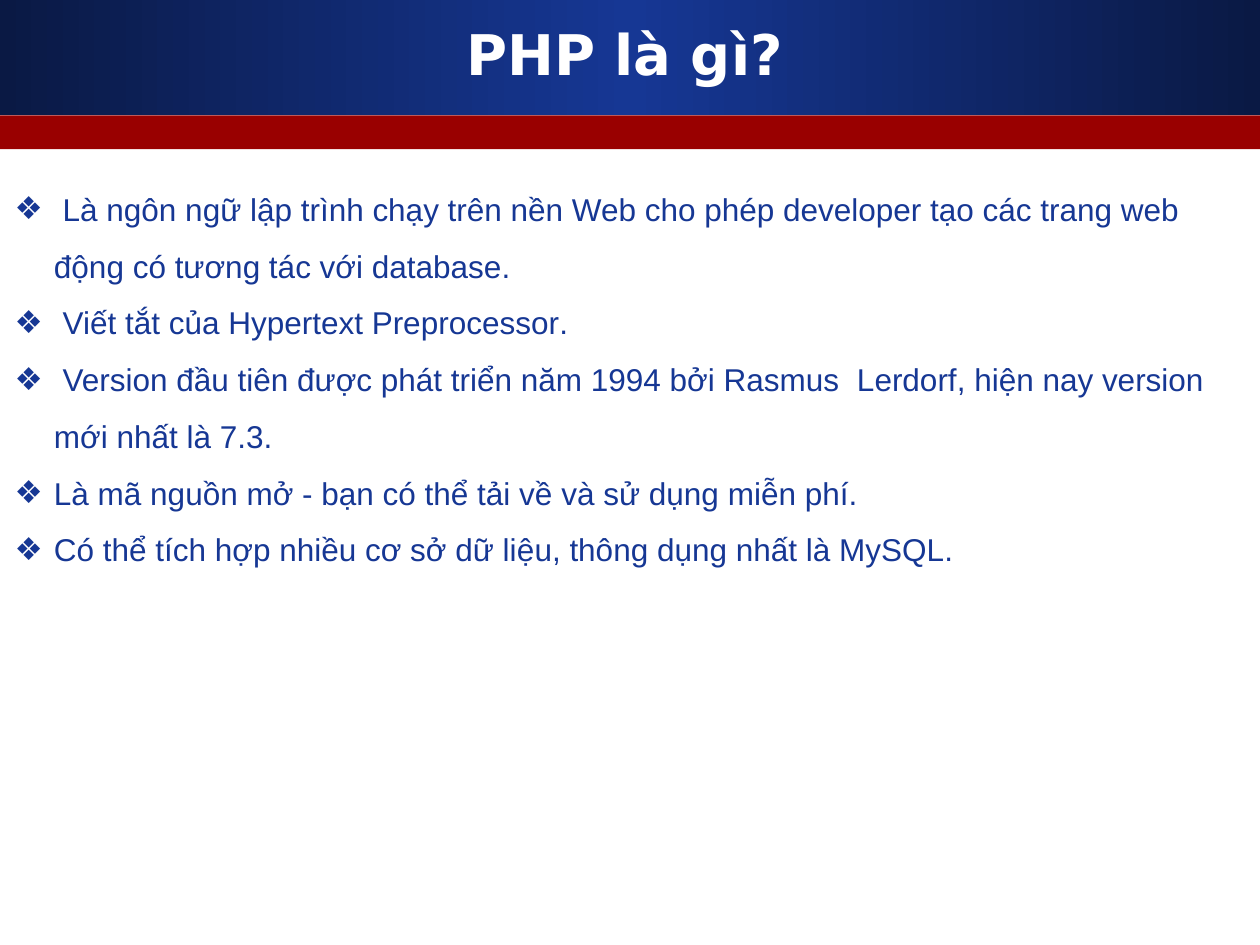
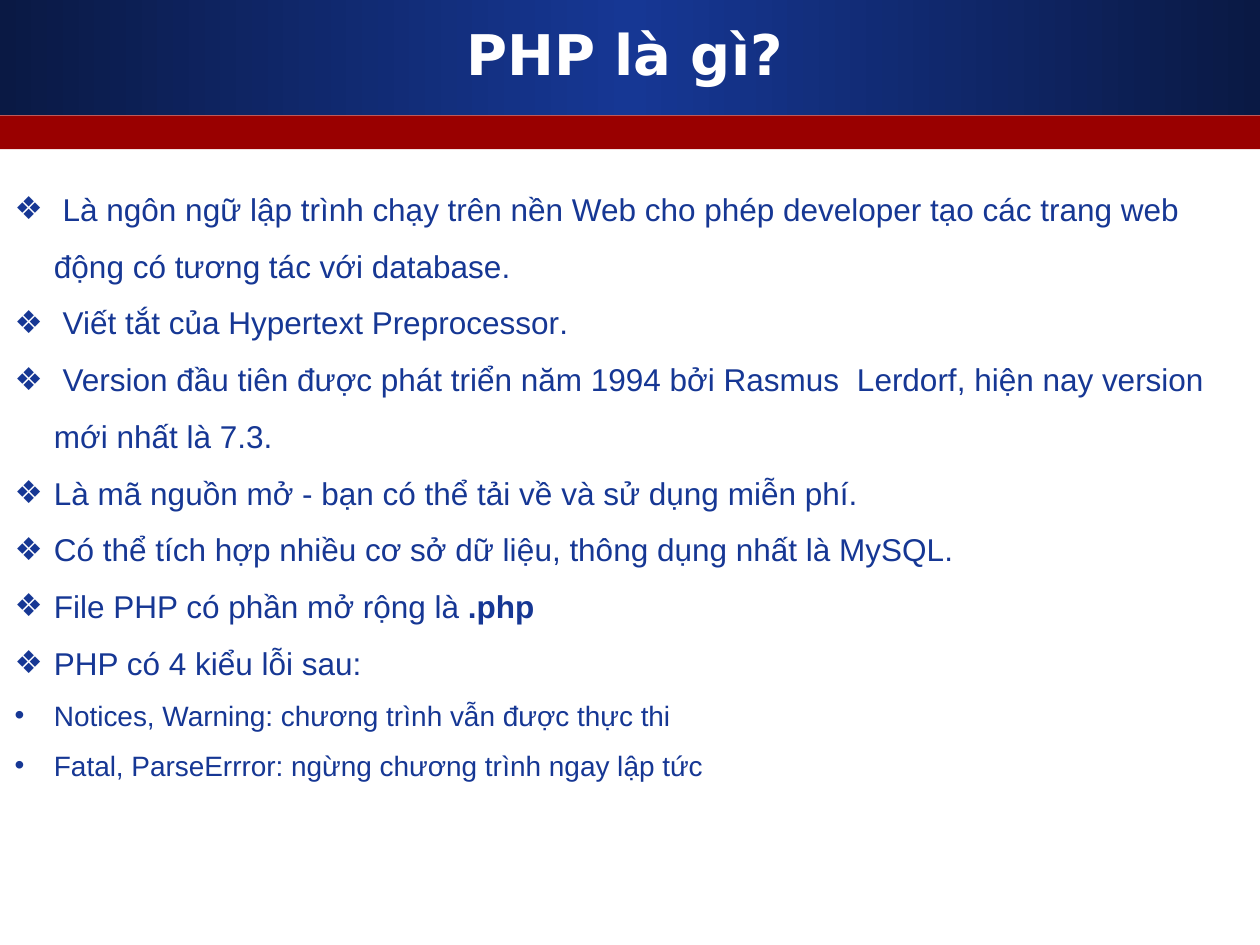
Before and after one commit to melng124/php39_devpro, a slide deck: slide 3 of Day10_PHP_Setup_Enviroment/Slides/2_Tong_quan_PHP.ppt. Drawn at 1260x945 pixels with LibreOffice and Linux fonts; fonts in the diff are those of the drawing. Boxes give left, top, right and bottom in pixels: in the first picture for what was removed or moved away, otherwise in the second. Text is boxed around its words. In the diff, an @@ line names an element or a change of style, - is before the commit and + after.

```diff
--- a/Day10_PHP_Setup_Enviroment/Slides/2_Tong_quan_PHP.ppt
+++ b/Day10_PHP_Setup_Enviroment/Slides/2_Tong_quan_PHP.ppt
@@ text at (54, 593, 702, 781): paragraphs added @@
+❖ File PHP có phần mở rộng là .php
+❖ PHP có 4 kiểu lỗi sau:
+• Notices, Warning: chương trình vẫn được thực thi
+• Fatal, ParseErrror: ngừng chương trình ngay lập tức
```
Also in this commit, not shown: 1 other file.
